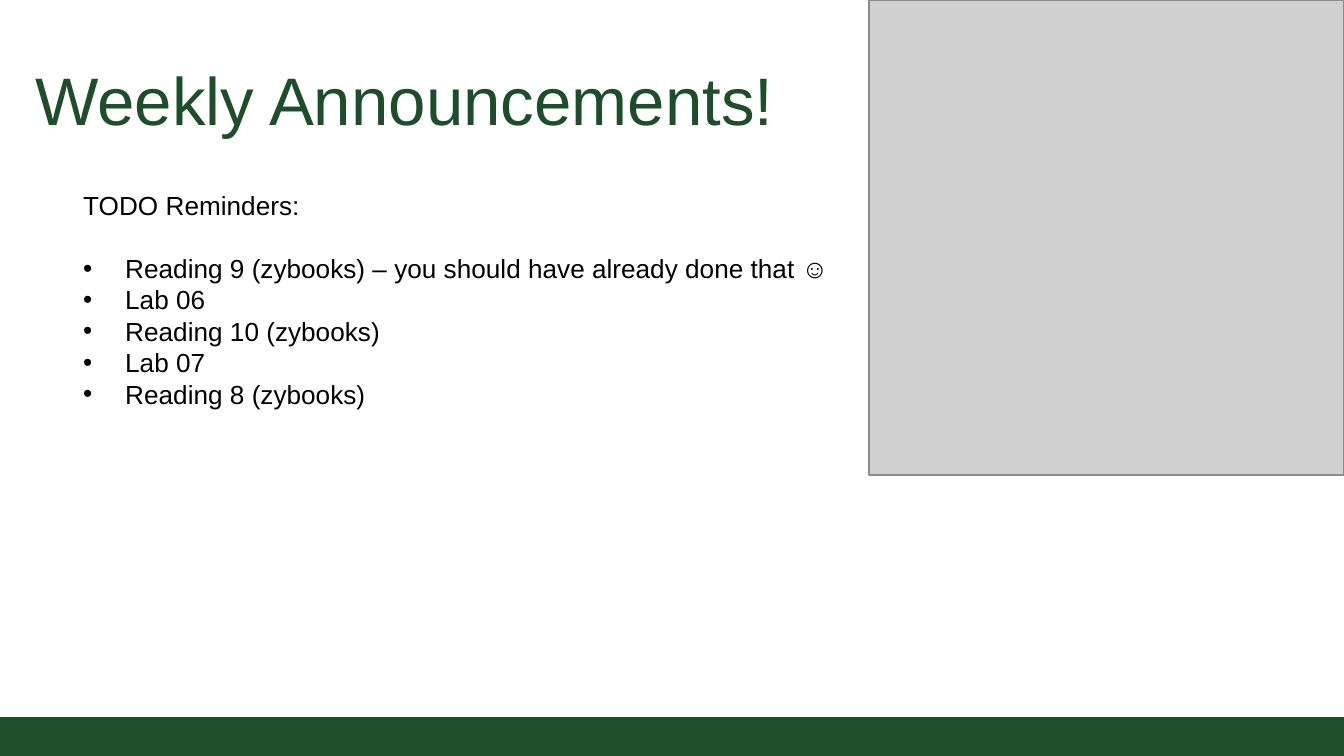
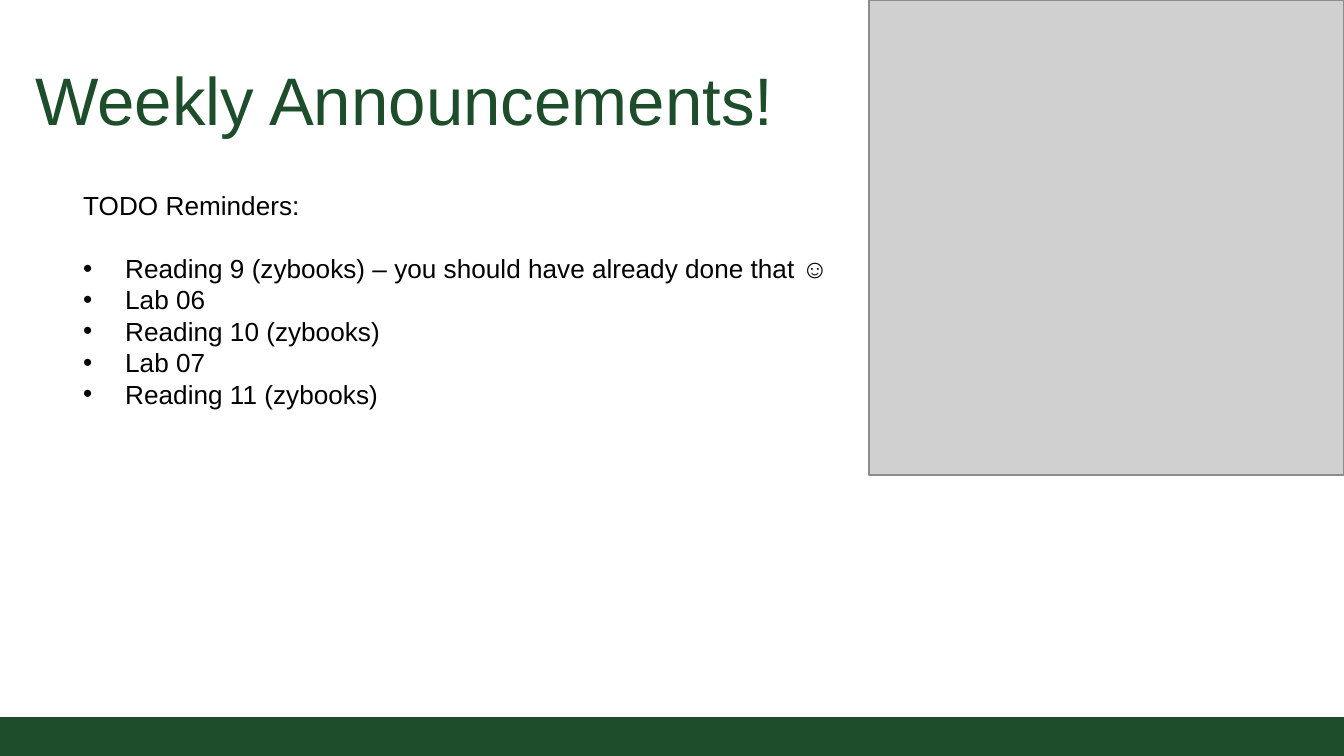
Before and after one commit to CSU-CS152/Handouts, a slide deck: slide 2 of 05_01ForLoopCS152.pptx. Drawn at 1344x756 pixels with LibreOffice and Linux fonts; fonts in the diff are those of the drawing; grey boxes stand for pictures; background and template pictures are left out. Boxes give left, top, right and bottom in pixels: in the first picture for what was removed or moved away, otherwise in the second. Text is boxed around its words. In the diff, an @@ line names an element or a change of style, - is before the commit and + after.

Commit message:
Updated lecture

```diff
--- a/05_01ForLoopCS152.pptx
+++ b/05_01ForLoopCS152.pptx
@@ text at [125, 385, 377, 409]: text changed @@
-• Reading 8 (zybooks)
+• Reading 11 (zybooks)
```
Also in this commit, not shown: 1 slide added.
